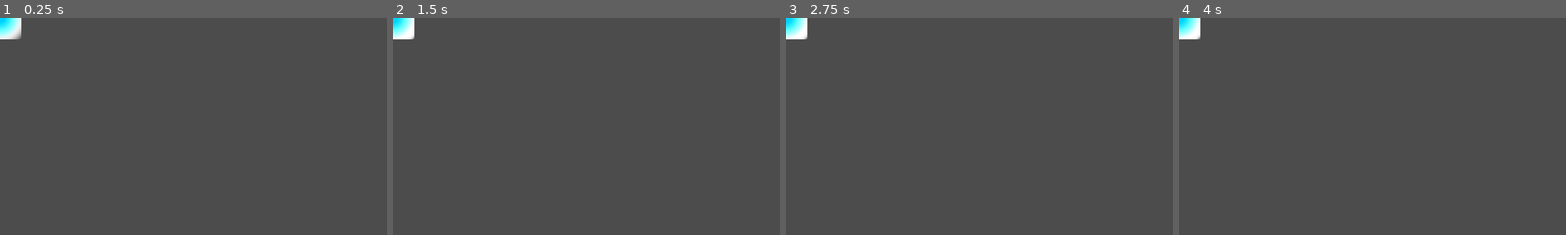
Above: before the commit, frames 1-4 (left to right).
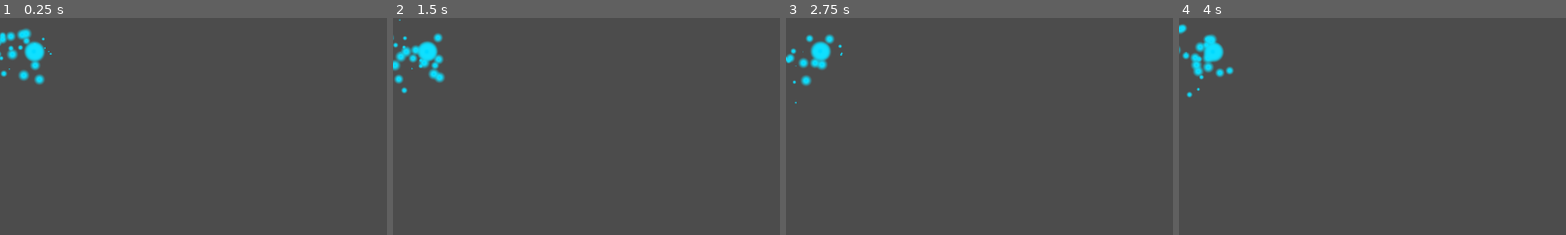
Above: after the commit, the same moments.

Repository: BlurryGames/VFXSecrets
Game: Godot game, scene res://04LaserBeam/PrototypingTheLaser/prototyping_the_laser.tscn
Same seed, same stepped clock (60 frames per second), same inputs: the game is played once before the commit and once after it. The project has no main scene, so this scene is started directly.
Inputs:
- Up to frame 1 (0.25 s): no input
- Up to frame 2 (1.5 s): tap Enter (ui_accept) at 0.5, 0.77 s
- Up to frame 3 (2.75 s): tap Enter (ui_accept) at 1.52 s
- Up to frame 4 (4 s): tap Enter (ui_accept) at 3.02, 3.77 s
The pictures show only the part of the screen within x 0-50%, y 0-50%; the shares and areas given below are measured in that part.

The runs differ from the first frame. In frame 1, 1.7% of the frame differs, in the area x 0-14%, y 0-31%; in frame 2, 2.0%, in the area x 0-14%, y 0-35%; in frame 3, 1.6%; in frame 4, 1.8%.

Commit message:
Section4: Laser Beam / Lesson4: Layering particle effects

Diff:
--- a/04LaserBeam/PrototypingTheLaser/glowing_circle.tres
+++ b/04LaserBeam/PrototypingTheLaser/glowing_circle.tres
@@ -2,8 +2,8 @@
 
 [sub_resource type="Gradient" id="Gradient_xvpcx"]
 interpolation_mode = 2
-offsets = PackedFloat32Array(0, 0.2, 1)
-colors = PackedColorArray(0, 0.568627, 1, 1, 0.0509804, 0.588235, 1, 1, 1, 1, 1, 0)
+offsets = PackedFloat32Array(0, 0.2, 0.716049)
+colors = PackedColorArray(0, 0.568627, 1, 1, 0.0509804, 0.588235, 1, 1, 0.0509804, 0.588235, 1, 0)
 
 [resource]
 gradient = SubResource("Gradient_xvpcx")
--- a/04LaserBeam/PrototypingTheLaser/prototyping_the_laser.tscn
+++ b/04LaserBeam/PrototypingTheLaser/prototyping_the_laser.tscn
@@ -7,6 +7,60 @@
 background_mode = 3
 glow_enabled = true
 glow_blend_mode = 0
+
+[sub_resource type="Gradient" id="Gradient_n001i"]
+offsets = PackedFloat32Array(0.75, 1)
+colors = PackedColorArray(1, 1, 1, 1, 1, 1, 1, 0)
+
+[sub_resource type="GradientTexture1D" id="GradientTexture1D_ereds"]
+gradient = SubResource("Gradient_n001i")
+
+[sub_resource type="Curve" id="Curve_u4yey"]
+_data = [Vector2(0.5, 1), 0.0, 0.0, 0, 0, Vector2(1, 0), 0.0, 0.0, 0, 0]
+point_count = 2
+
+[sub_resource type="CurveTexture" id="CurveTexture_e165s"]
+curve = SubResource("Curve_u4yey")
+
+[sub_resource type="ParticleProcessMaterial" id="ParticleProcessMaterial_cdcne"]
+particle_flag_disable_z = true
+initial_velocity_min = 100.0
+initial_velocity_max = 100.0
+gravity = Vector3(0, 0, 0)
+scale_min = 0.5
+scale_max = 0.5
+scale_curve = SubResource("CurveTexture_e165s")
+color_ramp = SubResource("GradientTexture1D_ereds")
+
+[sub_resource type="Curve" id="Curve_08r3l"]
+_data = [Vector2(0, 0), 0.0, 0.0, 0, 0, Vector2(0.5, 1), 0.0, 0.0, 0, 0, Vector2(1, 0), 0.0, 0.0, 0, 0]
+point_count = 3
+
+[sub_resource type="CurveTexture" id="CurveTexture_166gr"]
+curve = SubResource("Curve_08r3l")
+
+[sub_resource type="ParticleProcessMaterial" id="ParticleProcessMaterial_feeqf"]
+particle_flag_disable_z = true
+emission_shape = 3
+emission_box_extents = Vector3(60, 20, 1)
+initial_velocity_min = -100.0
+initial_velocity_max = -100.0
+gravity = Vector3(0, 0, 0)
+tangential_accel_min = -100.0
+tangential_accel_max = 100.0
+scale_min = 0.3
+scale_max = 0.3
+scale_curve = SubResource("CurveTexture_166gr")
+
+[sub_resource type="ParticleProcessMaterial" id="ParticleProcessMaterial_dywij"]
+particle_flag_disable_z = true
+initial_velocity_min = 16.0
+initial_velocity_max = 16.0
+gravity = Vector3(0, 0, 0)
+scale_min = 0.5
+scale_max = 0.5
+scale_curve = SubResource("CurveTexture_e165s")
+color_ramp = SubResource("GradientTexture1D_ereds")
 
 [node name="PrototypingTheLaser" type="Node"]
 
@@ -21,6 +75,7 @@
 unique_name_in_owner = true
 modulate = Color(1.5, 1.5, 1.5, 1)
 points = PackedVector2Array(0, 0, 200, 0)
+width = 20.0
 default_color = Color(0, 0.424, 1, 1)
 joint_mode = 2
 begin_cap_mode = 2
@@ -28,12 +83,21 @@
 
 [node name="CastingParticles2D" type="GPUParticles2D" parent="LaserBeam2D"]
 modulate = Color(1.5, 1.5, 1.5, 1)
+emitting = false
+process_material = SubResource("ParticleProcessMaterial_cdcne")
 texture = ExtResource("1_guv6t")
 
 [node name="BeamParticles2D" type="GPUParticles2D" parent="LaserBeam2D"]
 modulate = Color(1.5, 1.5, 1.5, 1)
+amount = 50
+process_material = SubResource("ParticleProcessMaterial_feeqf")
 texture = ExtResource("1_guv6t")
+preprocess = 1.0
+randomness = 1.0
+visibility_rect = Rect2(-2500, -2500, 5000, 5000)
 
 [node name="CollisionParticles2D" type="GPUParticles2D" parent="LaserBeam2D"]
 modulate = Color(1.5, 1.5, 1.5, 1)
+process_material = SubResource("ParticleProcessMaterial_dywij")
 texture = ExtResource("1_guv6t")
+lifetime = 0.3
Not shown: 1 places in 04LaserBeam/PrototypingTheLaser/prototyping_the_laser.tscn that only renumber resources
